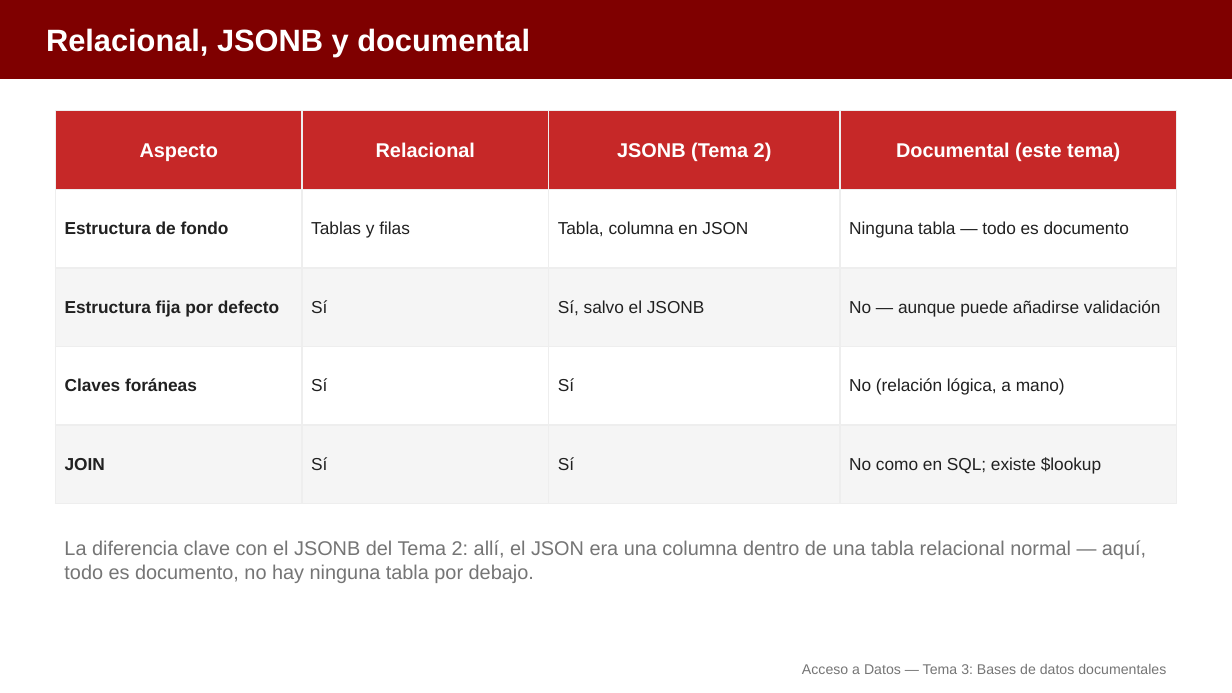
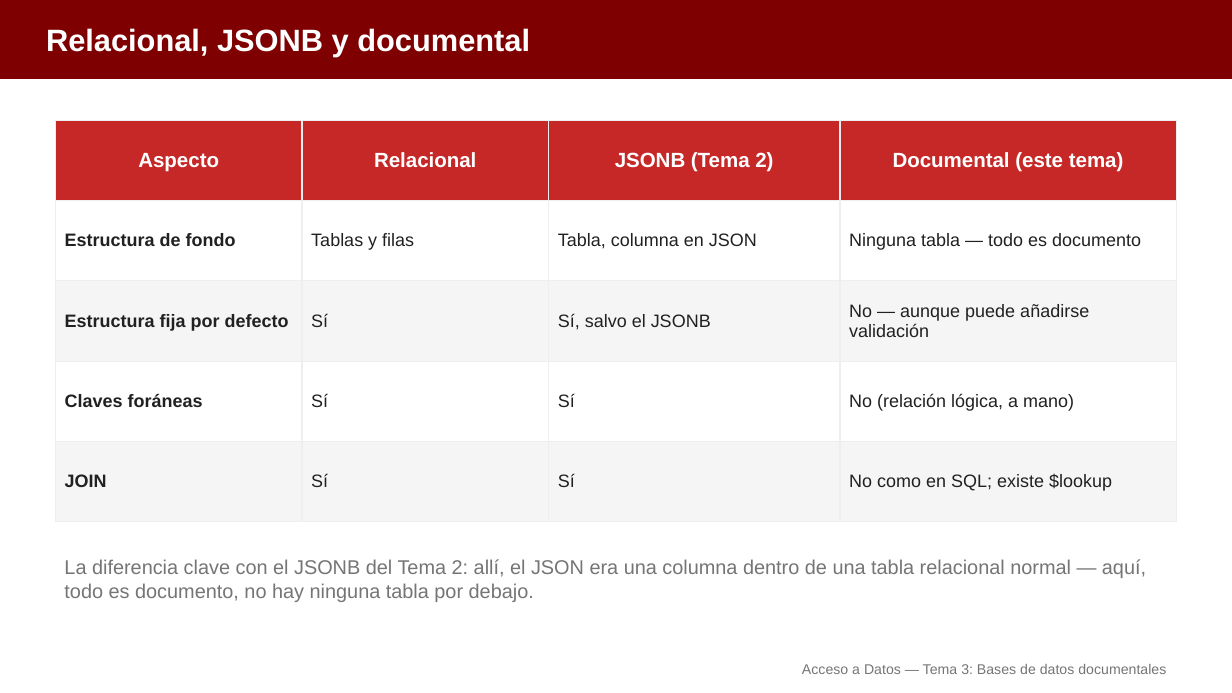
Before and after one commit to aitorventura/acceso-a-datos, a slide deck: slide 7 of tema3/diapositivas/conexion-mongodb.pptx. Drawn at 1232x693 pixels with LibreOffice and Linux fonts; fonts in the diff are those of the drawing. Boxes give left, top, right and bottom in pixels: in the first picture for what was removed or moved away, otherwise in the second. Text is boxed around its words. In the diff, an @@ line names an element or a change of style, - is before the commit and + after.

```diff
--- a/tema3/diapositivas/conexion-mongodb.pptx
+++ b/tema3/diapositivas/conexion-mongodb.pptx
@@ table at <box>55,120,1177,522</box> @@
@@ size 15.5 to 16 pt in "Aspecto", "Relacional", "JSONB (Tema 2)", "Documental (este tema)" @@
@@ size 13.5 to 14 pt in "Estructura de fondo", "Tablas y filas", "Tabla, columna en JSON", "Ninguna tabla — todo es documento" and 12 more places @@
@@ table: place and size @@
-table at <box>55,111,1177,478</box>
+table at <box>55,120,1177,522</box>
@@ text "La diferencia clave con el ...": place and size @@
-text "La diferencia clave con el ..." at <box>64,540,1146,583</box>
+text "La diferencia clave con el ..." at <box>64,559,1146,602</box>
```
Also in this commit, not shown: 26 other slides changed, 15 other files.
